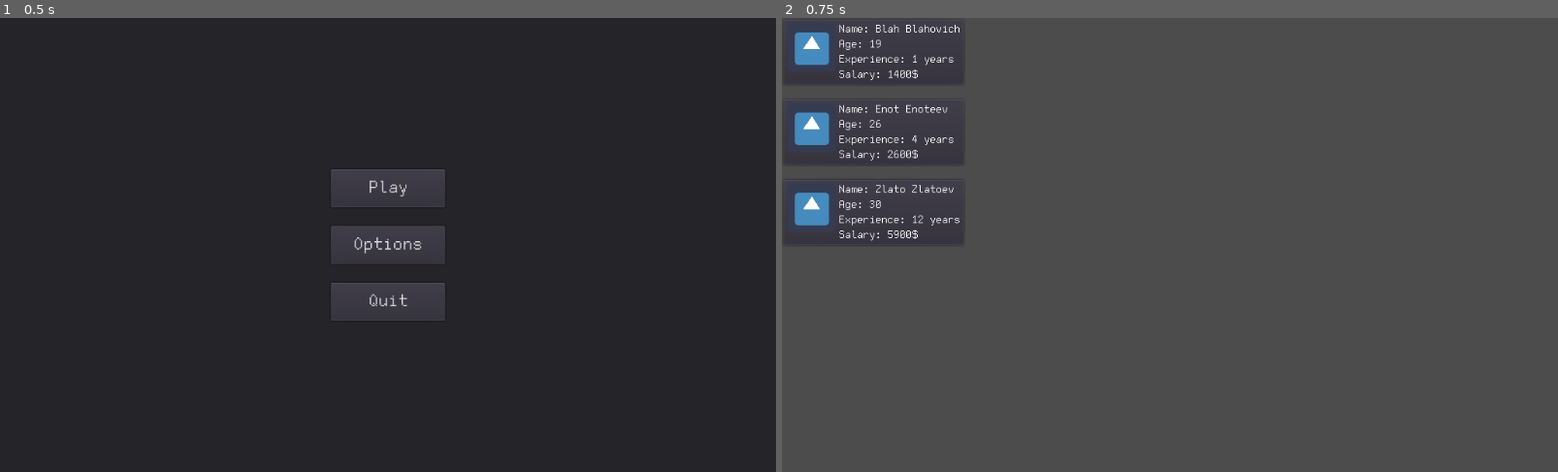
Above: before the commit, frames 1-2 (left to right).
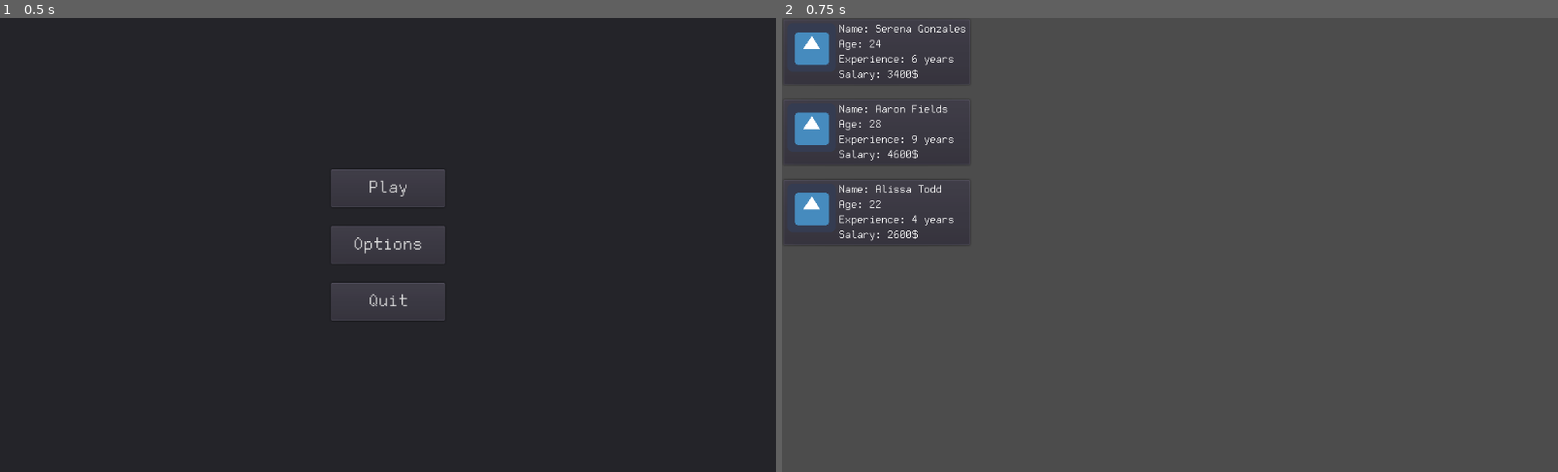
Above: after the commit, the same moments.

Repository: killercho/sign-here
Game: Godot game, scene res://scenes/menu.tscn
Same seed, same stepped clock (60 frames per second), same inputs: the game is played once before the commit and once after it. The engine's default icon, where the game draws it, is replaced by a stand-in: a white triangle on a blue panel in a dark square.
Inputs:
- Up to frame 1 (0.5 s): no input
- Up to frame 2 (0.75 s): click "Play" at 0.5 s

Frame 1 is identical in both runs. In frame 2, 0.3% of the frame differs, in the area x 11-24%, y 1-49%.

Commit message:
Improved name generation

Diff:
--- a/scripts/employee_generator.gd
+++ b/scripts/employee_generator.gd
@@ -14,23 +14,25 @@
 var rng = RandomNumberGenerator.new()
 
 func generate_name():
+	var f_name: String
+	var l_name: String
 	var names_file = File.new()
-	var err = names_file.open("res://resources/names.txt", File.READ)
+	var err = names_file.open("res://resources/first_names.txt", File.READ)
 	if err != OK:
 		printerr("Could not open names_file, error code: ", err)
-	var names_text = names_file.get_as_text()
-	var names_arr = names_text.split('\n', true, 1)
-	names_file.close()
+	var num_names = int(names_file.get_line())
+	var name_idx = rng.randi_range(0, num_names - 1)
+	for i in range(0, name_idx):
+		f_name = names_file.get_line()
 
-	var chosen_name = floor(rng.randf_range(0, int(names_arr[0])))
-	print(rng.randf_range(0, int(names_arr[0])))
-
-	var full_name = names_arr[1].split('\n', true, 1)
-	var i = 0
-	while i < chosen_name:
-		full_name = full_name[1].split('\n', true, 1)
-		i += 1
-	return full_name[0]
+	err = names_file.open("res://resources/last_names.txt", File.READ)
+	if err != OK:
+		printerr("Could not open names_file, error code: ", err)
+	num_names = int(names_file.get_line())
+	name_idx = rng.randi_range(0, num_names - 1)
+	for i in range(0, name_idx):
+		l_name = names_file.get_line()
+	return f_name + " " + l_name
 
 func generate_age():
 	return rng.randi_range(MIN_AGE, MAX_AGE)
Not shown, added: resources/first_names.txt
Not shown, added: resources/last_names.txt
Not shown, removed: resources/names.txt
